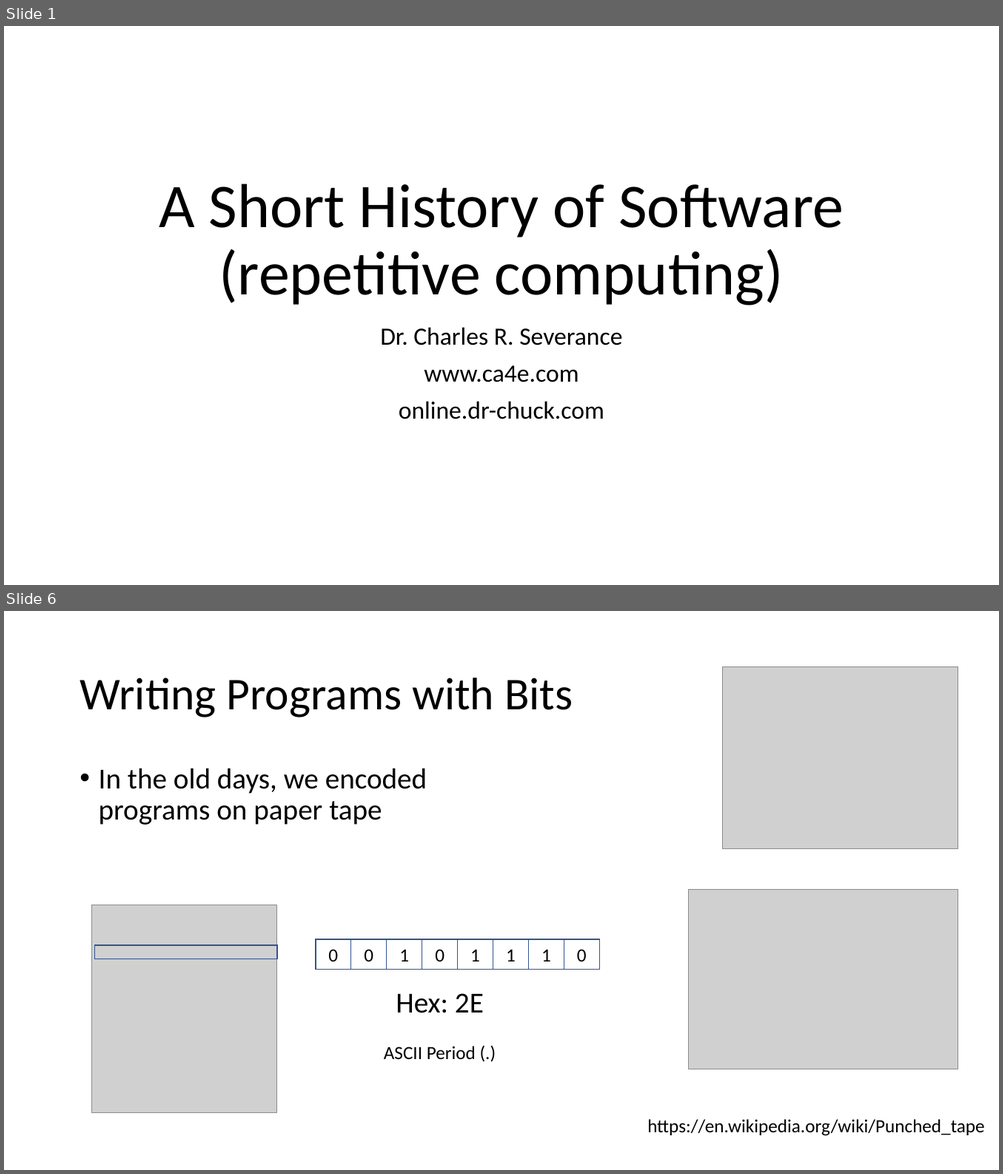
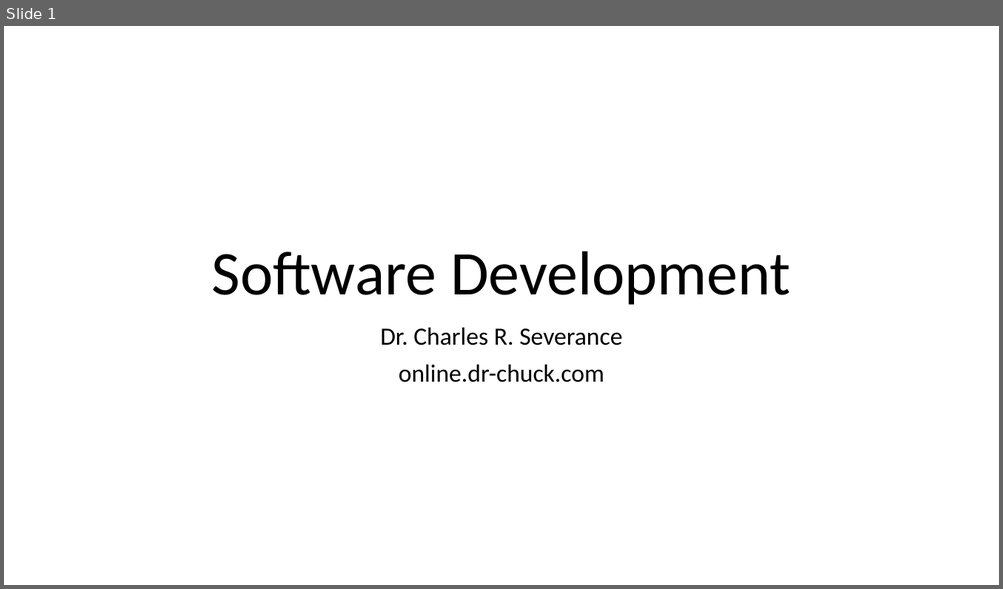
Before and after one commit to csev/ca4e, a slide deck: lectures/05-Software.pptx. Shown one above the other, each under a label of ours: slides 1 and 6 before the commit, slide 1 after it; the slides between them are not shown. The pictures are 1003x1174 and 1003x589 pixels, drawn with LibreOffice and Linux fonts; fonts in the diff are those of the drawing; grey boxes stand for pictures. Boxes give left, top, right and bottom in pixels: in the first picture for what was removed or moved away, otherwise in the second. Text is boxed around its words. In the diff, an @@ line names an element or a change of style, - is before the commit and + after.

```diff
--- a/lectures/05-Software.pptx
+++ b/lectures/05-Software.pptx
@@ slide 6 removed at box(4, 611, 999, 1170), background #FFFFFF @@
@@ picture removed at box(723, 667, 959, 849) @@
@@ title removed at box(79, 678, 572, 718) @@
-Writing Programs with Bits
@@ text removed at box(99, 768, 427, 825) @@
-• In the old days, we encoded programs on paper tape
@@ picture removed at box(689, 889, 959, 1069) @@
@@ picture removed at box(91, 905, 277, 1113) @@
@@ rectangle removed at box(316, 940, 352, 969) @@
-0
@@ rectangle removed at box(351, 940, 387, 969) @@
-0
@@ rectangle removed at box(387, 940, 423, 969) @@
-1
@@ rectangle removed at box(422, 940, 458, 969) @@
-0
@@ rectangle removed at box(458, 940, 493, 969) @@
-1
@@ rectangle removed at box(492, 940, 529, 969) @@
-1
@@ rectangle removed at box(529, 940, 564, 969) @@
-1
@@ rectangle removed at box(563, 940, 600, 969) @@
-0
@@ rectangle removed at box(94, 945, 277, 959) @@
@@ text removed at box(384, 994, 484, 1059) @@
-Hex: 2E
-ASCII Period (.)
@@ text removed at box(647, 1119, 984, 1136) @@
-https://en.wikipedia.org/wiki/Punched_tape
@@ slide 1 changed as well @@
@@ title at box(211, 251, 791, 305): text changed @@
-A Short History of Software (repetitive computing)
+Software Development
@@ subtitle at box(424, 366, 578, 383): paragraph removed @@
-www.ca4e.com
```
Also in this commit, not shown: 2 other slides changed, 4 slides added, 15 other slides removed, 1 other file.
